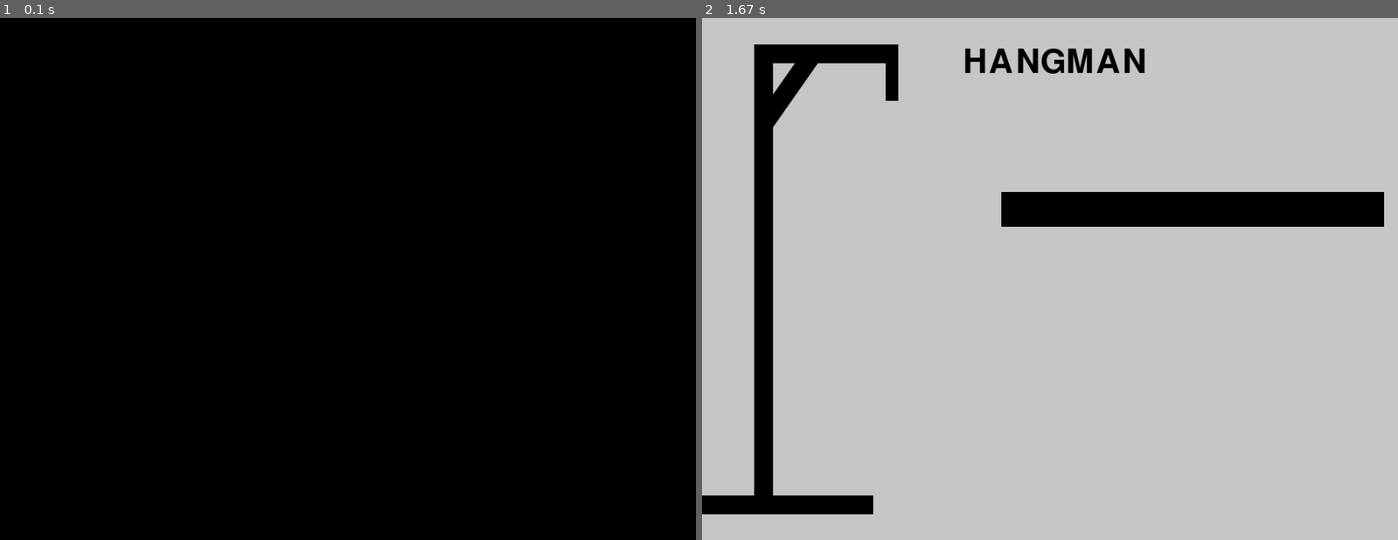
Above: before the commit, frames 1-2 (left to right).
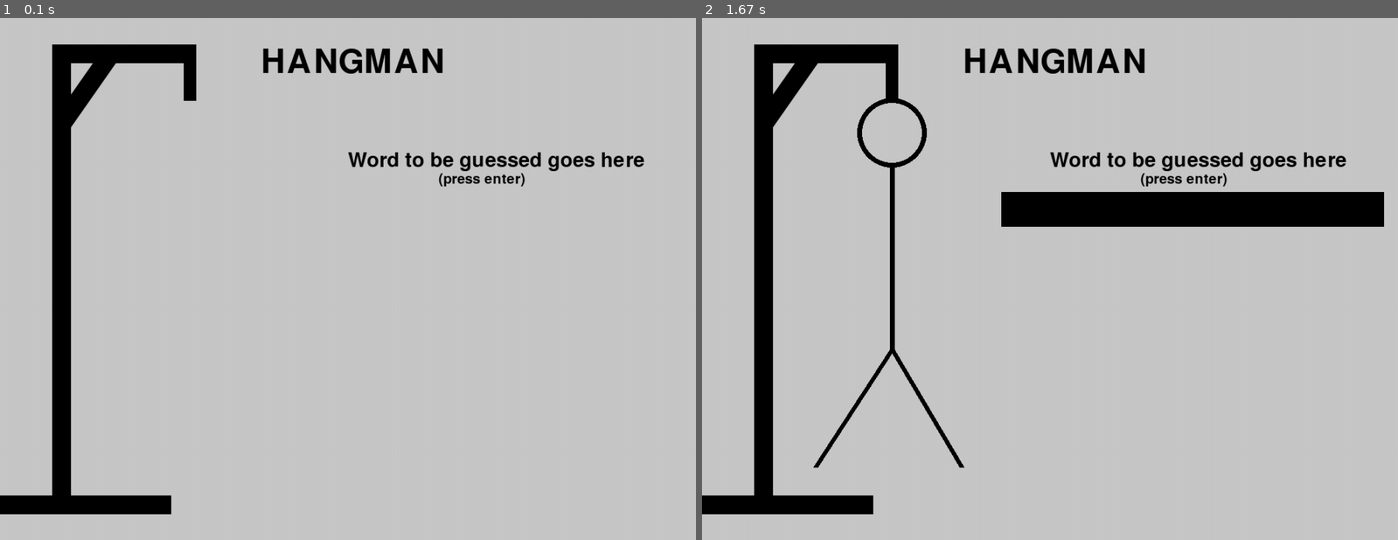
Above: after the commit, the same moments.

Repository: dorogit/pygame_collaboration
Game: pygame game, started from main.py
Two runs of this game, one before a commit and one after it. Both use one fixed random seed, a clock stepped at 60 frames per second and the inputs below.
Inputs:
- Up to frame 1 (0.1 s): no input
- Up to frame 2 (1.67 s): tap Enter at 0.33 s

The runs differ from the first frame. In frame 1, 95% of the frame differs, in the area x 0-100%, y 0-100%; in frame 2, 1.7%.

Commit message:
Update main.py
added some of the hangman and some extra quality of life changes

Diff:
--- a/main.py
+++ b/main.py
@@ -21,14 +21,39 @@
 img1 = font1.render('HANGMAN',True, (0,0,0))
 screen.blit(img1,(375,40))
 
+#assigning necessary variables and values, blitting text etc.
 input_box = pygame.Rect(430,250,550,50)
+font3 = pygame.font.Font(None, 43)
+font4 = pygame.font.Font(None, 30)
+input_box_text = font3.render('Word to be guessed goes here',True, (0,0,0))
+small_text = font4.render('(press enter)',True,(0,0,0))
+screen.blit(small_text, (630,222))
+screen.blit(input_box_text,((500, 190)))
 font = pygame.font.Font(None,32)
 input_text = ''
 Color = (0,0,0)
+Tries = 5
+
+#functions for hangman parts
+
+def draw_head():
+  pygame.draw.circle(screen, (0,0,0,), (273,165), 50, width = 7)
+
+def draw_torso():
+  pygame.draw.line(screen,(0,0,0), (273, 213), (273,476), width = 7)
+
+def draw_leg1():
+  pygame.draw.line(screen,(0,0,0), (273,476),(163, 645), width = 7)
+
+def draw_leg2():
+  pygame.draw.line(screen,(0,0,0), (273,476),(373,645), width = 7)
+
+
 
 run = True
 typing = True
 while run:
+
   pressed = pygame.key.get_pressed()
   if pressed[pygame.K_ESCAPE]:
     break
@@ -42,9 +67,34 @@
 
           input_text = input_text[:-1]
 
-        elif event.key!=pygame.K_RETURN:
-          input_text += event.unicode
+        #this part is for terminating input and starting the hangman blitting
+        if event.key == pygame.K_RETURN:
+          if typing != False:
+            typing = False
 
+          if Tries == 5:
+            draw_head()
+            Tries -=1
+
+          if Tries == 4:
+            draw_torso()
+            Tries -=1
+
+          if Tries == 3:
+            draw_leg1()
+            Tries -=1
+
+          if Tries == 2:
+            draw_leg2()
+            Tries -=1
+
+        #converting keys to text
+        elif event.key!=pygame.K_RETURN and event.key!=pygame.K_ESCAPE:
+          #checking if input is alphabet
+          if event.unicode.isalpha():
+            input_text += event.unicode
+
+        #blitting text box and rendering text
         pygame.draw.rect(screen, Color, input_box)
         text = font.render(input_text, True , (200,200,200))
         screen.blit(text,(input_box.x+5, input_box.y+5))
@@ -52,6 +102,6 @@
         #to ensure text doesnt move out of the box
         input_box.w = max(100,text.get_width()+10)
         pygame.display.update()
-    if event.type == pygame.KEYDOWN and event.key == pygame.K_RETURN:
-      typing = False
+  pygame.display.update()
   Clock.tick(60)
+print(pygame.mouse.get_pos())
